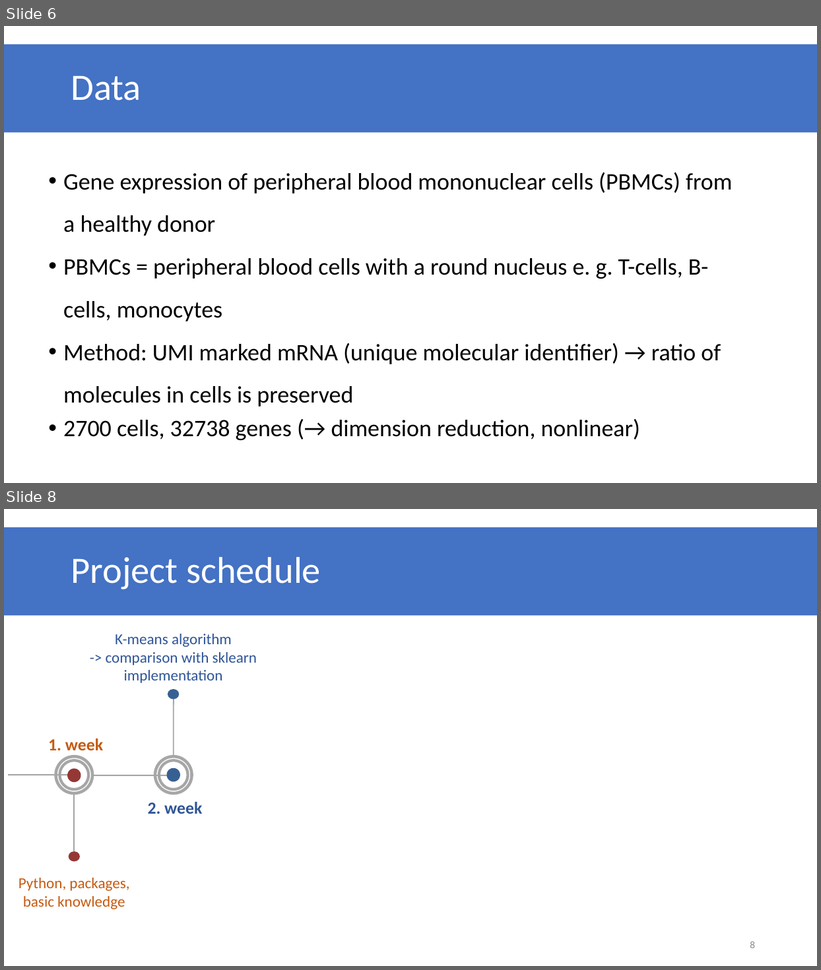
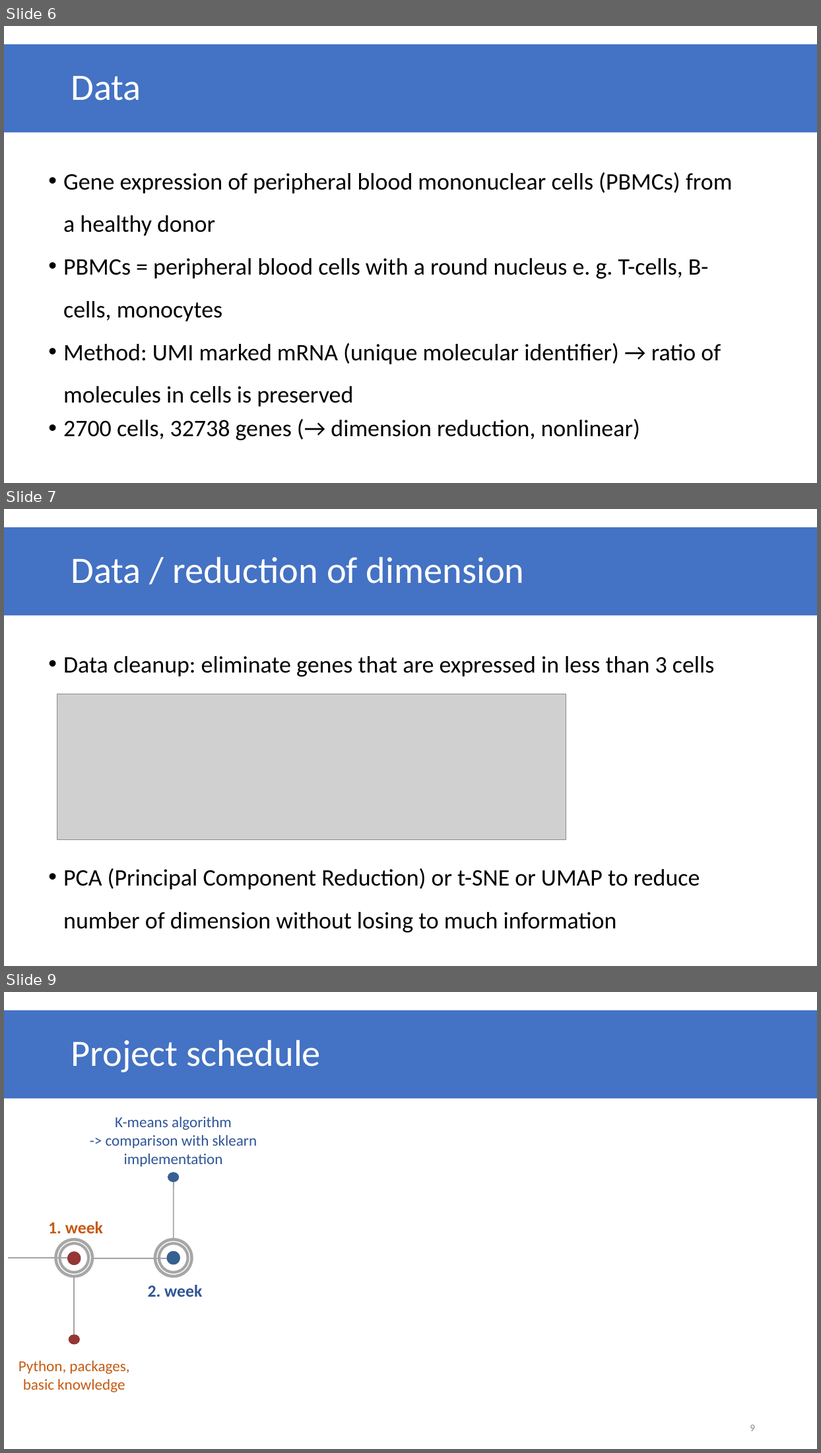
Before and after one commit to datascience-mobi/group-01-project-4-1, a slide deck: K-means clustering.pptx. Shown one above the other, each under a label of ours: slides 6 and 8 before the commit, slides 6, 7 and 9 after it; the slides between them are not shown. The pictures are 821x970 and 821x1453 pixels, drawn with LibreOffice and Linux fonts; fonts in the diff are those of the drawing; grey boxes stand for pictures. Boxes give left, top, right and bottom in pixels: in the first picture for what was removed or moved away, otherwise in the second. Text is boxed around its words. In the diff, an @@ line names an element or a change of style, - is before the commit and + after.

Commit message:
Folie über Data cleanup dazu

```diff
--- a/K-means clustering.pptx
+++ b/K-means clustering.pptx
@@ slide 7 added at (4, 509, 817, 966), background #FFFFFF @@
@@ rectangle added at (4, 527, 817, 616), fill #4472C4, 44 pt, text #FFFFFF @@
+Data / reduction of dimension
@@ text added at (63, 656, 715, 933), 28 pt, text #000000 @@
+• Data cleanup: eliminate genes that are expressed in less than 3 cells
+• PCA (Principal Component Reduction) or t-SNE or UMAP to reduce number of dimension without losing to much information
@@ picture added at (57, 694, 566, 841) @@
@@ what was slide 8 is now slide 9 @@
@@ page number at (750, 1425, 755, 1432): text changed @@
-8
+9
```
Also in this commit, not shown: 2 slides changed.
